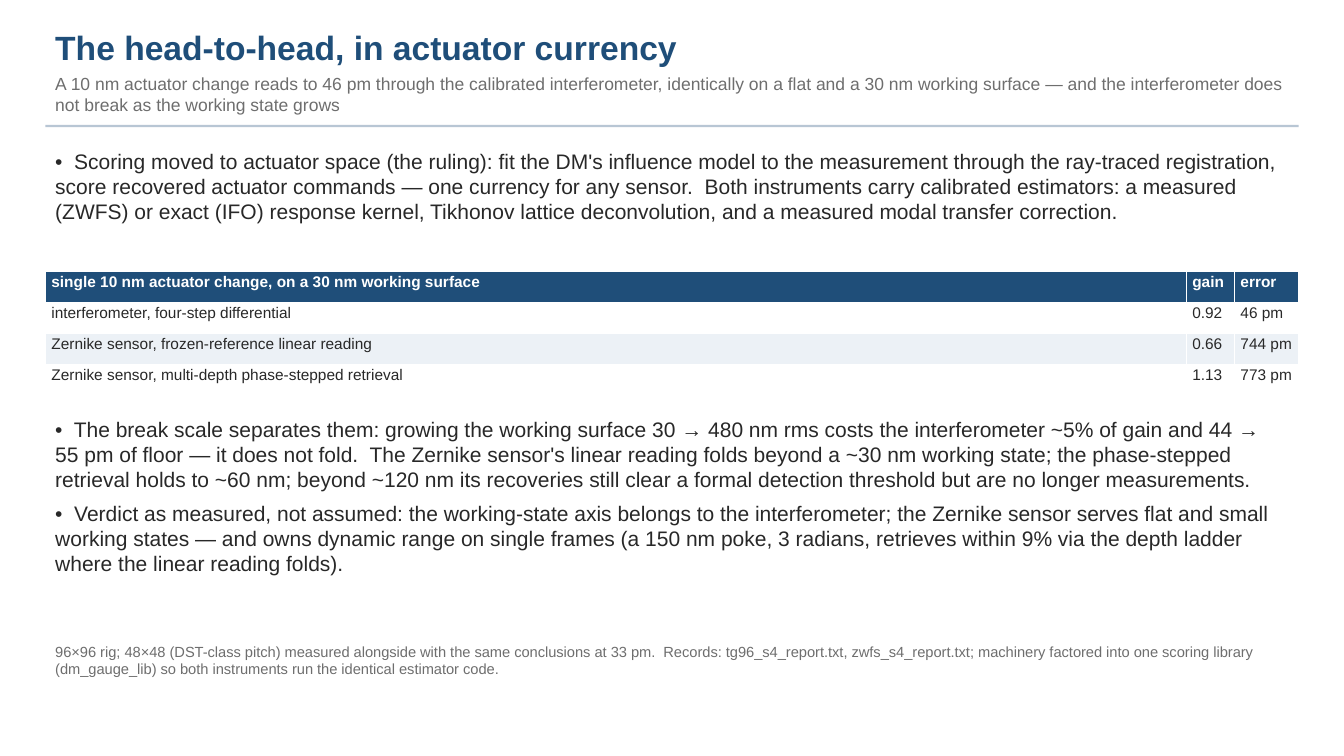
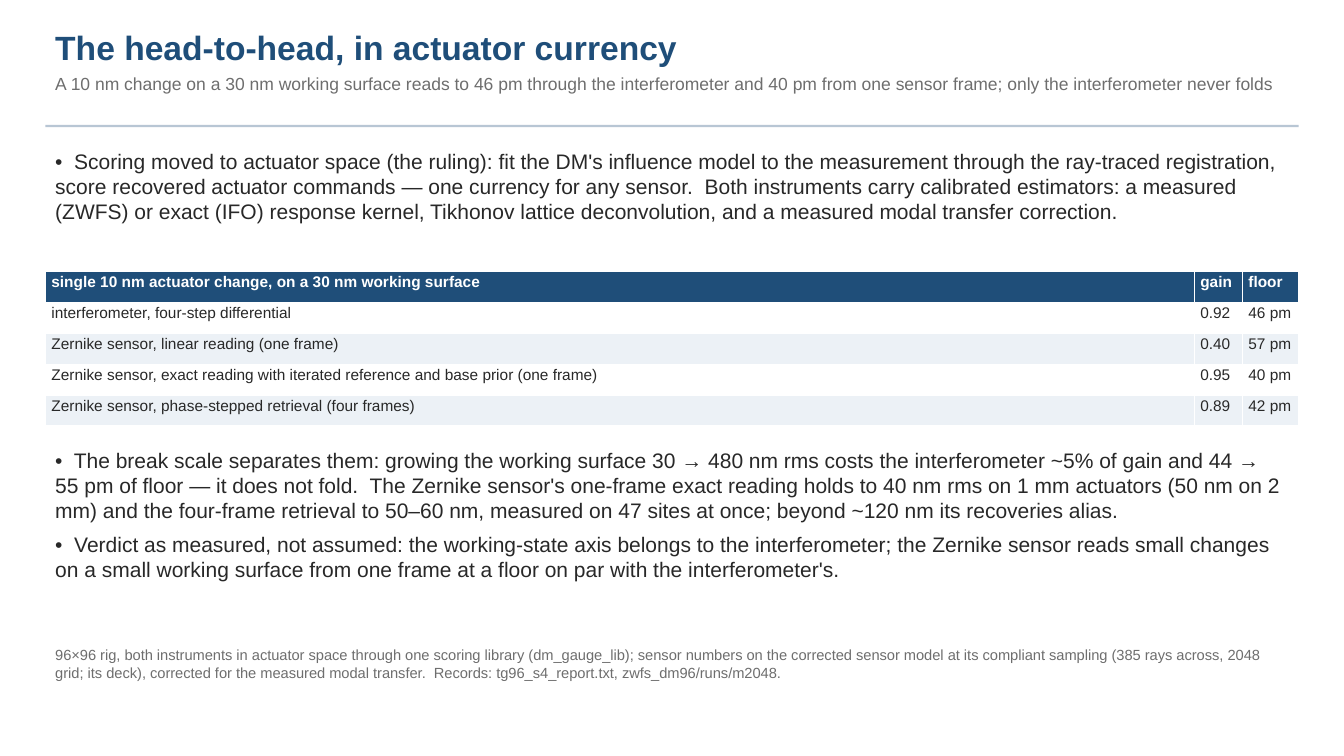
Before and after one commit to nasa-jpl/macos, a slide deck: slide 17 of demo_session/deck_tg_fang.pptx. Drawn at 1344x756 pixels with LibreOffice and Linux fonts; fonts in the diff are those of the drawing. Boxes give left, top, right and bottom in pixels: in the first picture for what was removed or moved away, otherwise in the second. Text is boxed around its words. In the diff, an @@ line names an element or a change of style, - is before the commit and + after.

Commit message:
ZWFS deck fold 3 (S7 + S8) + the Fang deck's sensor rows on the corrected model (both DRAFT)
deck_zwfs (20 slides): the sensor-model correction (the S1-S6 sensor was
Fresnel-defocused by 4.9 m; symptoms and what the correction alone buys),
the five readings with the compliant head-to-head rows (I+ 0.91 / 26 pm /
SNR 355 from one frame on a 30 nm working surface), the sampling trade
closed at MODEL 2048 (hold-out gain is set by the ray count, not the
dimple's sampling), the multi-site working-surface range (I+ to 40 nm on
1 mm actuators, 50 on 2 mm), colour no longer a lever, photons 1e14 per
state, and the runner ("Run it yourself"); the legacy poke/colour slides
moved to Backup with their attribution; lit-scan conclusions updated.
deck_tg_fang (23 slides): head-to-head table, sensor-as-modeled bullets,
photon table and the colour slide re-stated on the corrected sensor
model; provenance updated.  Figures are the tools' own PNGs (zwfs_s7iter,
zwfs_run outputs), one panel autocropped.  Style gate run; no export mark.

```diff
--- a/demo_session/deck_tg_fang.pptx
+++ b/demo_session/deck_tg_fang.pptx
@@ text at (55, 77, 1273, 94): text changed @@
-A 10 nm actuator change reads to 46 pm through the calibrated interferometer, identically on a flat and a 30 nm working surface — and the interferometer does not break as the working state grows
+A 10 nm change on a 30 nm working surface reads to 46 pm through the interferometer and 40 pm from one sensor frame; only the interferometer never folds
@@ table at (45, 272, 1300, 426) @@
-row 1, column 3: error
+row 1, column 3: floor
-row 3: Zernike sensor, frozen-reference linear reading | 0.66 | 744 pm
-row 4: Zernike sensor, multi-depth phase-stepped retrieval | 1.13 | 773 pm
+row 3: Zernike sensor, linear reading (one frame) | 0.40 | 57 pm
+row 4: Zernike sensor, exact reading with iterated reference and base prior (one frame) | 0.95 | 40 pm
+row 5: Zernike sensor, phase-stepped retrieval (four frames) | 0.89 | 42 pm
@@ text at (55, 452, 1280, 581): text changed @@
-• The break scale separates them: growing the working surface 30 → 480 nm rms costs the interferometer ~5% of gain and 44 → 55 pm of floor — it does not fold. The Zernike sensor's linear reading folds beyond a ~30 nm working state; the phase-stepped retrieval holds to ~60 nm; beyond ~120 nm its recoveries still clear a formal detection threshold but are no longer measurements.
-• Verdict as measured, not assumed: the working-state axis belongs to the interferometer; the Zernike sensor serves flat and small working states — and owns dynamic range on single frames (a 150 nm poke, 3 radians, retrieves within 9% via the depth ladder where the linear reading folds).
+• The break scale separates them: growing the working surface 30 → 480 nm rms costs the interferometer ~5% of gain and 44 → 55 pm of floor — it does not fold. The Zernike sensor's one-frame exact reading holds to 40 nm rms on 1 mm actuators (50 nm on 2 mm) and the four-frame retrieval to 50–60 nm, measured on 47 sites at once; beyond ~120 nm its recoveries alias.
+• Verdict as measured, not assumed: the working-state axis belongs to the interferometer; the Zernike sensor reads small changes on a small working surface from one frame at a floor on par with the interferometer's.
@@ text at (55, 649, 1261, 681): text changed @@
-96×96 rig; 48×48 (DST-class pitch) measured alongside with the same conclusions at 33 pm. Records: tg96_s4_report.txt, zwfs_s4_report.txt; machinery factored into one scoring library (dm_gauge_lib) so both instruments run the identical estimator code.
+96×96 rig, both instruments in actuator space through one scoring library (dm_gauge_lib); sensor numbers on the corrected sensor model at its compliant sampling (385 rays across, 2048 grid; its deck), corrected for the measured modal transfer. Records: tg96_s4_report.txt, zwfs_dm96/runs/m2048.
```
Also in this commit, not shown: 4 other slides changed, 8 other files.
